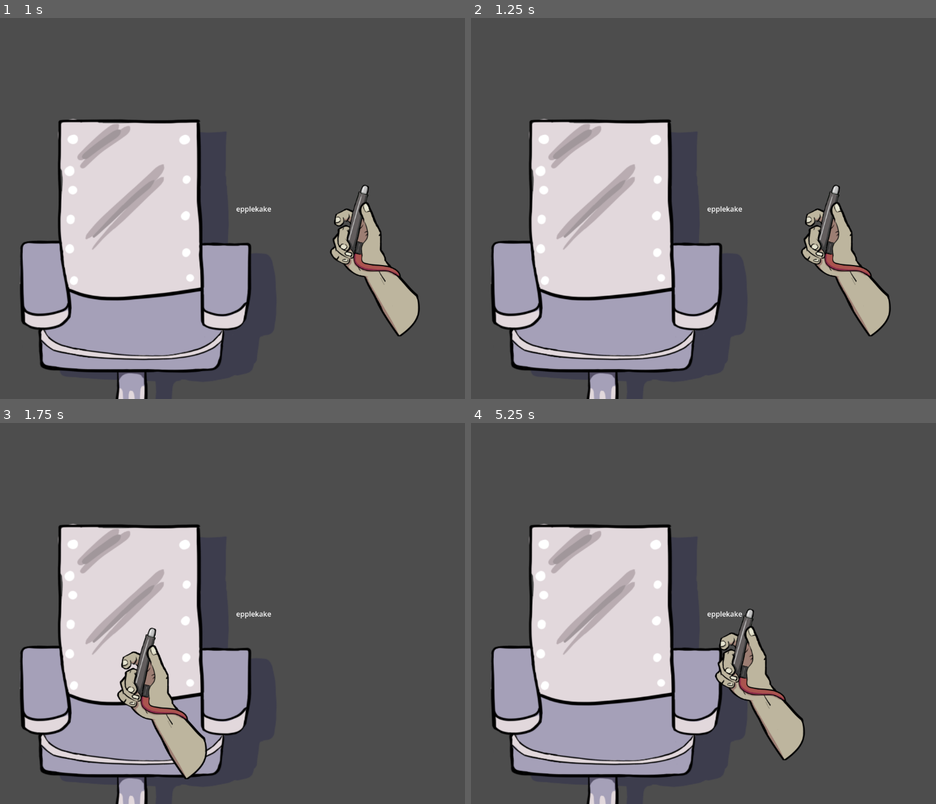
Above: before the commit, frames 1-4 (two rows, left to right).
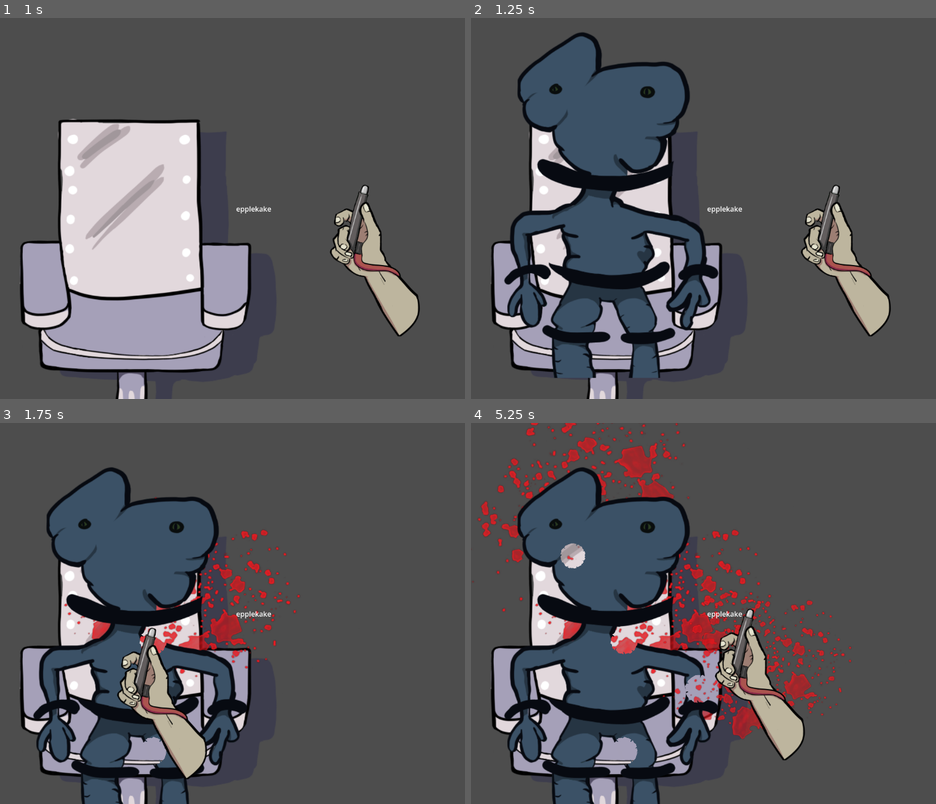
Above: after the commit, the same moments.

Repository: Slideshow776/Global-Game-Jam-2026
Game: Godot game, scene res://scenes/game.tscn
Same seed, same stepped clock (60 frames per second), same inputs: the game is played once before the commit and once after it.
Inputs (mouse positions are in pixels of both pictures, inside the frame that each line leads up to):
- Up to frame 1 (1 s): tap Enter at 0.5, 0.6 s; move the mouse to (367, 189) at 0.52 s; click (367, 189) at 0.67 s
- Up to frame 2 (1.25 s): no input
- Up to frame 3 (1.75 s): move the mouse to (153, 632) at 1.27 s; tap F at 1.35 s; click (153, 632) at 1.42 s
- Up to frame 4 (5.25 s): tap Space at 2, 3.5, 5 s; move the mouse to (773, 529) at 2.02 s; tap Enter at 2.1, 2.75, 3.6, 4.25, 5.1 s; click (773, 529) at 2.17 s; move the mouse to (698, 689) at 2.77 s; tap F at 2.85, 4.35 s; click (698, 689) at 2.92 s; move the mouse to (875, 670) at 3.52 s; click (875, 670) at 3.67 s; move the mouse to (573, 556) at 4.27 s; click (573, 556) at 4.42 s; move the mouse to (750, 613) at 5.02 s; click (750, 613) at 5.17 s

Frame 1 is identical in both runs. In frame 2, 23% of the frame differs, in the area x 7-54%, y 3-95%; in frame 3, 22%; in frame 4, 27%, in the area x 0-82%, y 0-100%.

Commit message:
Now maybe works as intended

Diff:
--- a/game_state.gd
+++ b/game_state.gd
@@ -5,12 +5,15 @@
 signal mutant_spawn
 signal mutant_died
 
+signal brain_remove
+
 var mutant_chair_anchor = Vector2(289, 501)
 
 # Called when the node enters the scene tree for the first time.
 func _ready() -> void:
 	gun_clicked.connect(gun_play_sound)
 	Input.mouse_mode = Input.MOUSE_MODE_HIDDEN
+	brain_hit.connect(hello_world)
 
 # Called every frame. 'delta' is the elapsed time since the previous frame.
 func _process(delta: float) -> void:
@@ -19,3 +22,6 @@
 func gun_play_sound():
 	#print_debug("Pang :-")
 	pass
+
+func hello_world():
+	print_debug("Hello world")
--- a/scenes/brain.gd
+++ b/scenes/brain.gd
@@ -4,7 +4,9 @@
 
 # Called when the node enters the scene tree for the first time.
 func _ready() -> void:
-	pass # Replace with function body.
+	GameState.brain_remove.connect(free)
+	z_index = -1
+
 
 # Called every frame. 'delta' is the elapsed time since the previous frame.
 func _process(delta: float) -> void:
@@ -12,6 +14,8 @@
 
 func _input_event(viewport: Node, event: InputEvent, shape_idx: int):
 	if event is InputEventMouseButton && event.button_index == MOUSE_BUTTON_LEFT && event.pressed:
-			print(name)
-			GameState.brain_hit.emit()
-			queue_free()
+		z_index = 0
+		GameState.brain_hit.emit()
+
+func free():
+	queue_free()
--- a/scenes/brain.tscn
+++ b/scenes/brain.tscn
@@ -11,7 +11,7 @@
 script = ExtResource("1_5sr82")
 
 [node name="CollisionShape2D" type="CollisionShape2D" parent="." unique_id=1170655159]
-position = Vector2(56, 72)
+position = Vector2(5, 4)
 shape = SubResource("CapsuleShape2D_pqu0h")
 
 [node name="BrainSprite" type="Sprite2D" parent="." unique_id=1071054966]
--- a/scenes/mutant.gd
+++ b/scenes/mutant.gd
@@ -20,17 +20,18 @@
 	originalyposition = position.y
 	position.y = -1000
 	print_debug("mutant says skjera tjommi")
-	GameState.mutant_died.connect(on_death)
 	timer.timeout.connect(_on_timer_timeout)
 
 	# REMOVE ME!!
 	GameState.gun_clicked.connect(mock_function)
+	GameState.brain_hit.connect(on_death)
 
-	spawn_brain()
 
 func _on_timer_timeout() -> void:
 	var tween := create_tween().set_ease(Tween.EASE_OUT).set_trans(Tween.TRANS_BOUNCE)
 	tween.tween_property(self, "position:y", originalyposition, 0.7)
+	await tween.finished
+	spawn_brain()
 
 #func _on_area_2d_input_event(viewport: Node, event: InputEvent, shape_idx: int) -> void:
 #	if event is InputEventMouseButton && event.button_index == MOUSE_BUTTON_LEFT && event.pressed:
@@ -43,7 +44,6 @@
 	temp.rotation_degrees = randf_range(0, 360)
 	temp.scale = Vector2.ONE * randf_range(0.1, 0.15)
 	temp.global_position = get_global_mouse_position()
-	GameState.mutant_died.emit()
 
 
 func on_death():
@@ -59,17 +59,19 @@
 	tweenXY.tween_property(self, "position", Vector2(position.x + 1000, position.y - 300), time)
 	await tweenXY.finished
 	GameState.mutant_spawn.emit()
+	GameState.brain_remove.emit()
 	queue_free()
 
 
 var brain_scene = preload("res://scenes/brain.tscn")
 
 func spawn_brain():
-	var brain_spots: Array = get_tree().get_nodes_in_group("brains")
+	var brain_spots = get_tree().get_nodes_in_group("brains")
 	var rng = RandomNumberGenerator.new()
 
 	var randomNumber = rng.randi_range(0, brain_spots.size() - 1)
 	var new_brain = brain_scene.instantiate()
 
 	# 3. Add to the scene tree
-	brain_spots[randomNumber].add_child(new_brain)
+	var spot = brain_spots.pick_random()
+	spot.add_child(new_brain)
